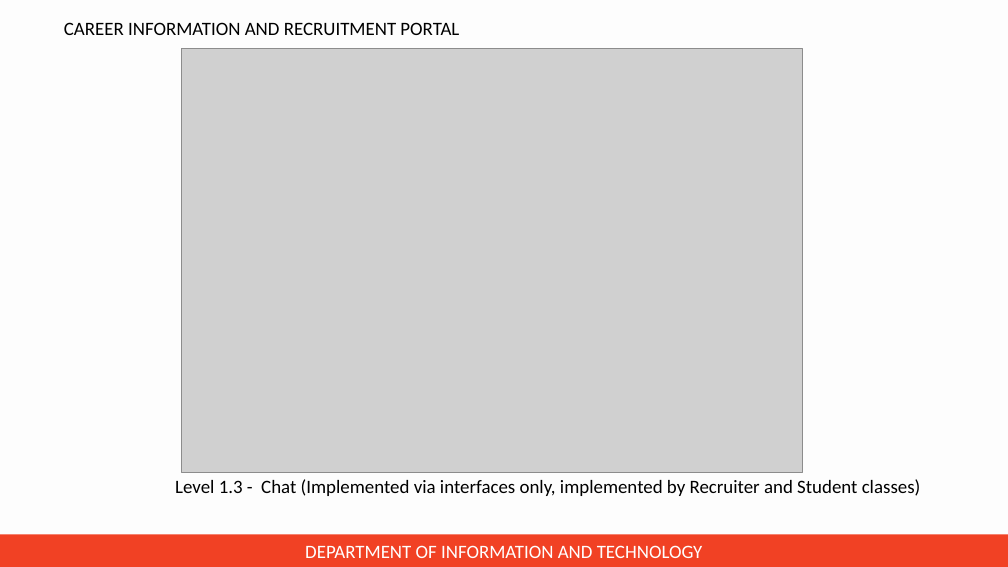
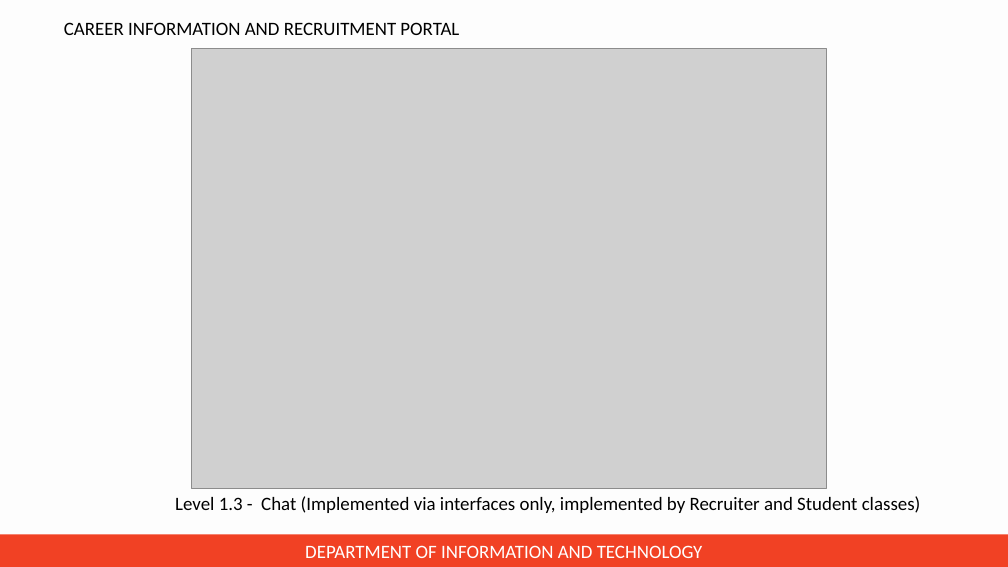
Before and after one commit to jincy-p-janardhanan/Career-Information-and-Recruitment-Portal, a slide deck: slide 19 of Presentation for zeroth review/PPT for zeroth review.pptx. Drawn at 1008x567 pixels with LibreOffice and Linux fonts; fonts in the diff are those of the drawing; grey boxes stand for pictures; background and template pictures are left out. Boxes give left, top, right and bottom in pixels: in the first picture for what was removed or moved away, otherwise in the second. Text is boxed around its words. In the diff, an @@ line names an element or a change of style, - is before the commit and + after.

```diff
--- a/Presentation for zeroth review/PPT for zeroth review.pptx
+++ b/Presentation for zeroth review/PPT for zeroth review.pptx
@@ picture: place and size @@
-picture at box(181, 48, 802, 473)
+picture at box(192, 48, 827, 489)
@@ text "Level 1.3 - Chat (Implemented ...": place and size @@
-text "Level 1.3 - Chat (Implemented ..." at box(175, 479, 921, 496)
+text "Level 1.3 - Chat (Implemented ..." at box(175, 496, 921, 513)
```
Also in this commit, not shown: 18 other slides changed.
